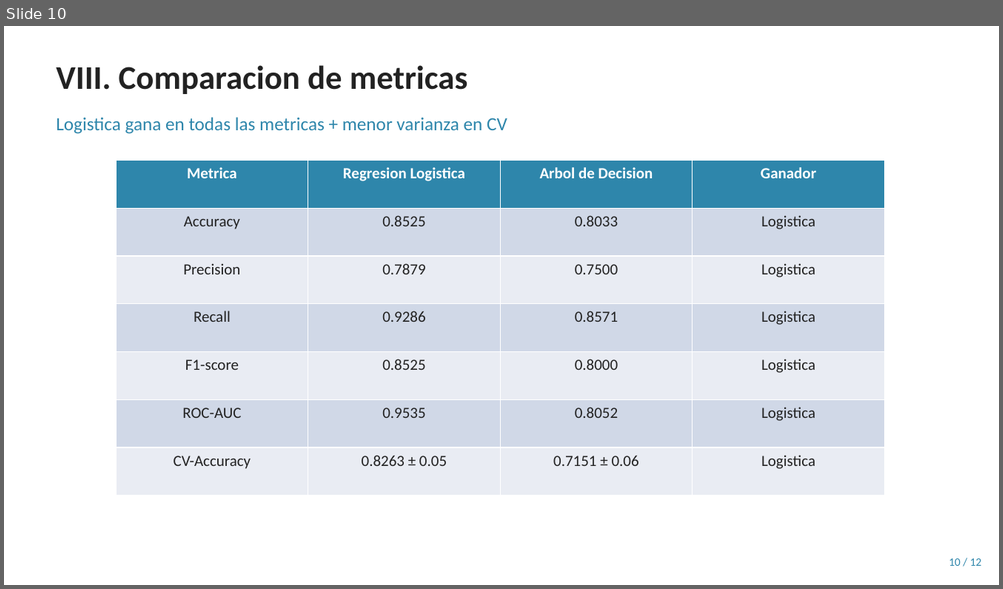
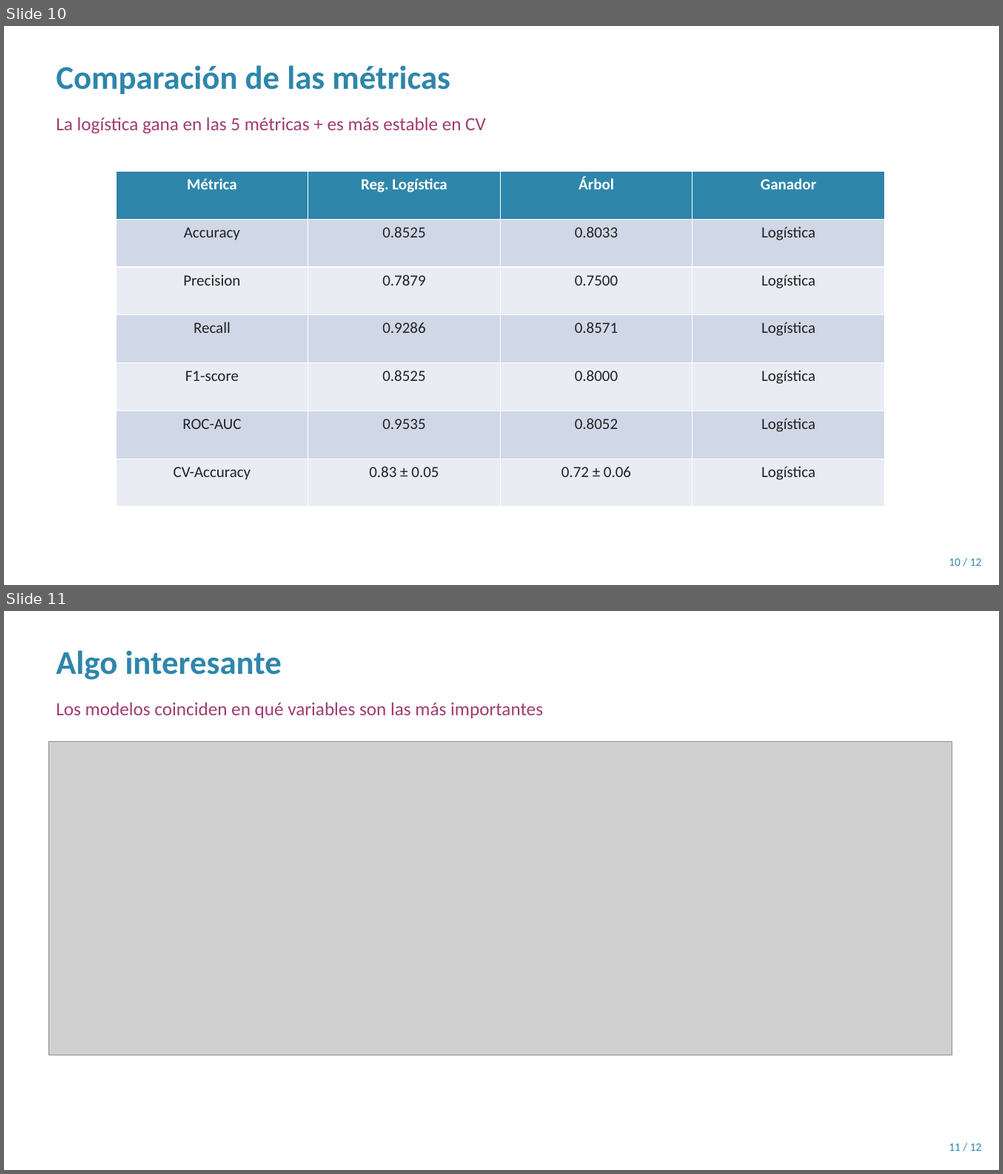
Before and after one commit to JAAM010/seminario-datos-heart-disease, a slide deck: Entregable2/Presentacion_Sustentacion.pptx. Shown one above the other, each under a label of ours: slide 10 before the commit, slides 10 and 11 after it. The pictures are 1003x589 and 1003x1174 pixels, drawn with LibreOffice and Linux fonts; fonts in the diff are those of the drawing; grey boxes stand for pictures. Boxes give left, top, right and bottom in pixels: in the first picture for what was removed or moved away, otherwise in the second. Text is boxed around its words. In the diff, an @@ line names an element or a change of style, - is before the commit and + after.

```diff
--- a/Entregable2/Presentacion_Sustentacion.pptx
+++ b/Entregable2/Presentacion_Sustentacion.pptx
@@ slide 11 added at bbox=[4, 611, 999, 1170], background #FFFFFF @@
@@ text added at bbox=[56, 650, 282, 680], 32 pt, text #2E86AB, bold @@
+Algo interesante
@@ text added at bbox=[56, 702, 543, 718], 18 pt, text #A23B72 @@
+Los modelos coinciden en qué variables son las más importantes
@@ picture added at bbox=[48, 741, 951, 1056] @@
@@ text added at bbox=[948, 1144, 982, 1151], 11 pt, text #2E86AB @@
+11 / 12
@@ slide 10 changed as well @@
@@ text at bbox=[56, 65, 450, 94]: text changed; text colour #222222 to #2E86AB @@
-VIII. Comparacion de metricas
+Comparación de las métricas
@@ text at bbox=[56, 117, 486, 134]: text changed; text colour #2E86AB to #A23B72 @@
-Logistica gana en todas las metricas + menor varianza en CV
+La logística gana en las 5 métricas + es más estable en CV
@@ table at bbox=[116, 172, 886, 507] @@
-row 1: Metrica | Regresion Logistica | Arbol de Decision | Ganador
+row 1: Métrica | Reg. Logística | Árbol | Ganador
-row 2, column 4: Logistica
+row 2, column 4: Logística
-row 3, column 4: Logistica
+row 3, column 4: Logística
-row 4, column 4: Logistica
+row 4, column 4: Logística
-row 5, column 4: Logistica
+row 5, column 4: Logística
-row 6, column 4: Logistica
+row 6, column 4: Logística
-row 7: CV-Accuracy | 0.8263 ± 0.05 | 0.7151 ± 0.06 | Logistica
+row 7: CV-Accuracy | 0.83 ± 0.05 | 0.72 ± 0.06 | Logística
@@ table: place and size @@
-table at bbox=[116, 160, 886, 496]
+table at bbox=[116, 172, 886, 507]
```
Also in this commit, not shown: 7 other slides changed, 3 other slides added, 4 slides removed.
